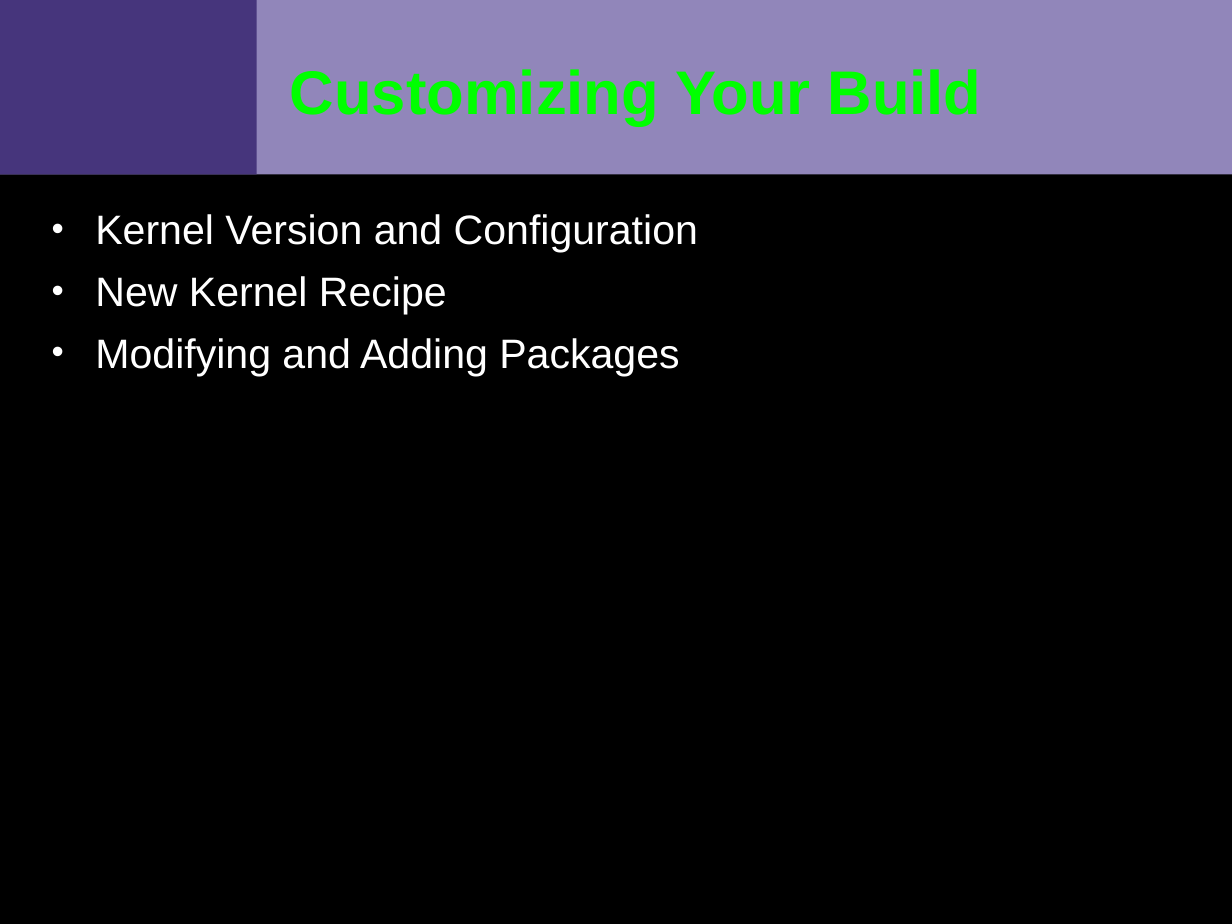
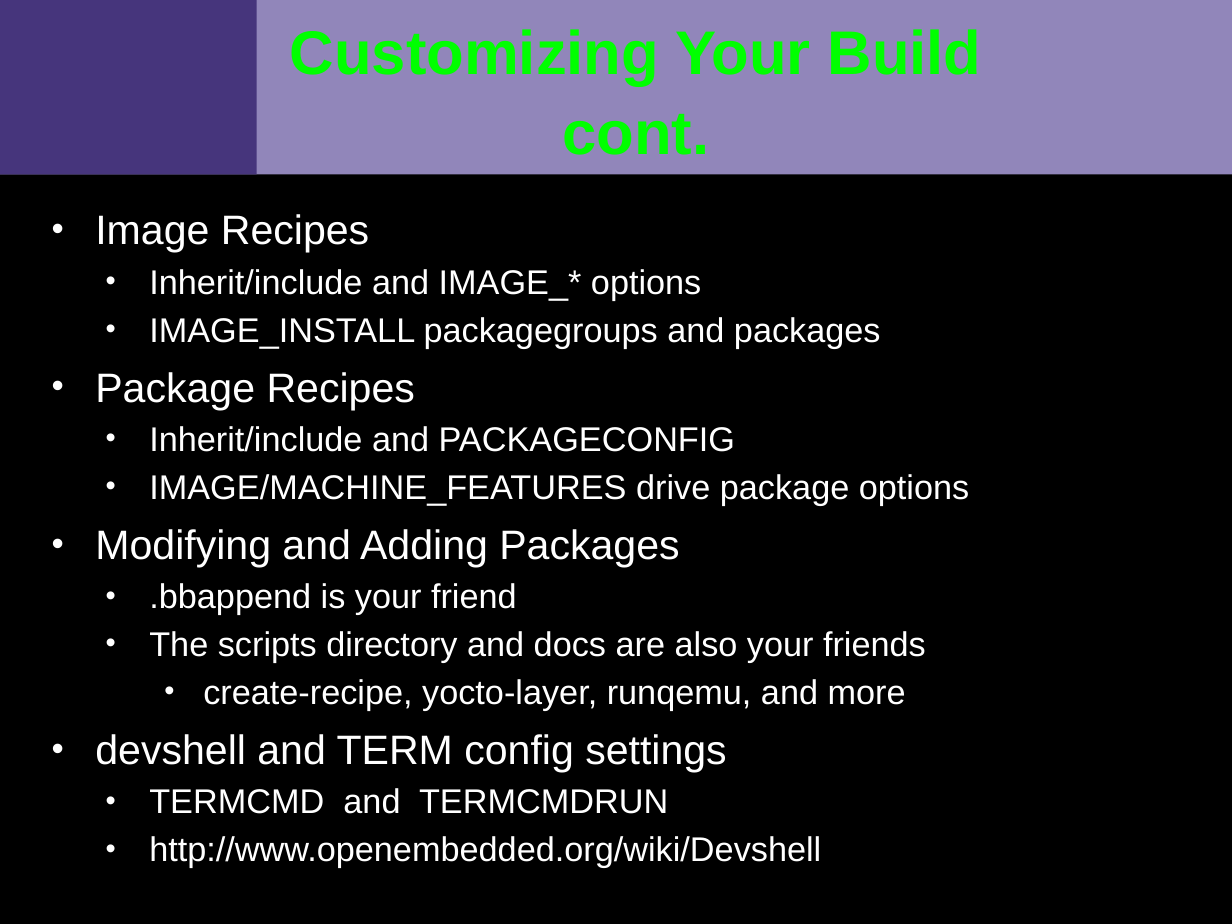
Before and after one commit to VCTLabs/scale13x-presentations, a slide deck: slide 10 of yocto_scale_handout.odp. Drawn at 1232x924 pixels with LibreOffice and Linux fonts; fonts in the diff are those of the drawing; background and template pictures are left out. Boxes give left, top, right and bottom in pixels: in the first picture for what was removed or moved away, otherwise in the second. Text is boxed around its words. In the diff, an @@ line names an element or a change of style, - is before the commit and + after.

```diff
--- a/yocto_scale_handout.odp
+++ b/yocto_scale_handout.odp
@@ title at [290, 29, 982, 155]: text changed @@
-Customizing Your Build
+Customizing Your Build cont.
@@ text removed at [95, 214, 698, 376] @@
-• Kernel Version and Configuration
-• New Kernel Recipe
-• Modifying and Adding Packages
@@ text added at [95, 214, 969, 868], 20 pt, text #FFFFFF @@
+• Image Recipes
+  • Inherit/include and IMAGE_* options
+  • IMAGE_INSTALL packagegroups and packages
+• Package Recipes
+  • Inherit/include and PACKAGECONFIG
+  • IMAGE/MACHINE_FEATURES drive package options
+• Modifying and Adding Packages
+  • .bbappend is your friend
+  • The scripts directory and docs are also your friends
+    • create-recipe, yocto-layer, runqemu, and more
+• devshell and TERM config settings
+  • TERMCMD and TERMCMDRUN
+  • http://www.openembedded.org/wiki/Devshell
```
Also in this commit, not shown: 2 other slides changed, 1 slide added, 1 slide removed.
